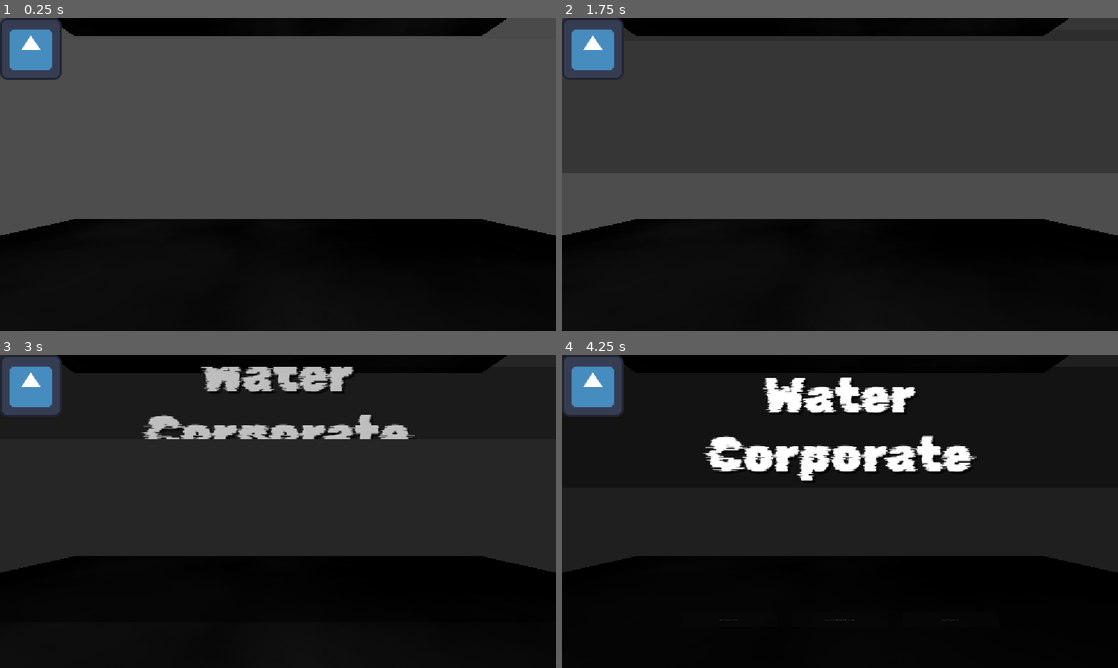
Above: before the commit, frames 1-4 (two rows, left to right).
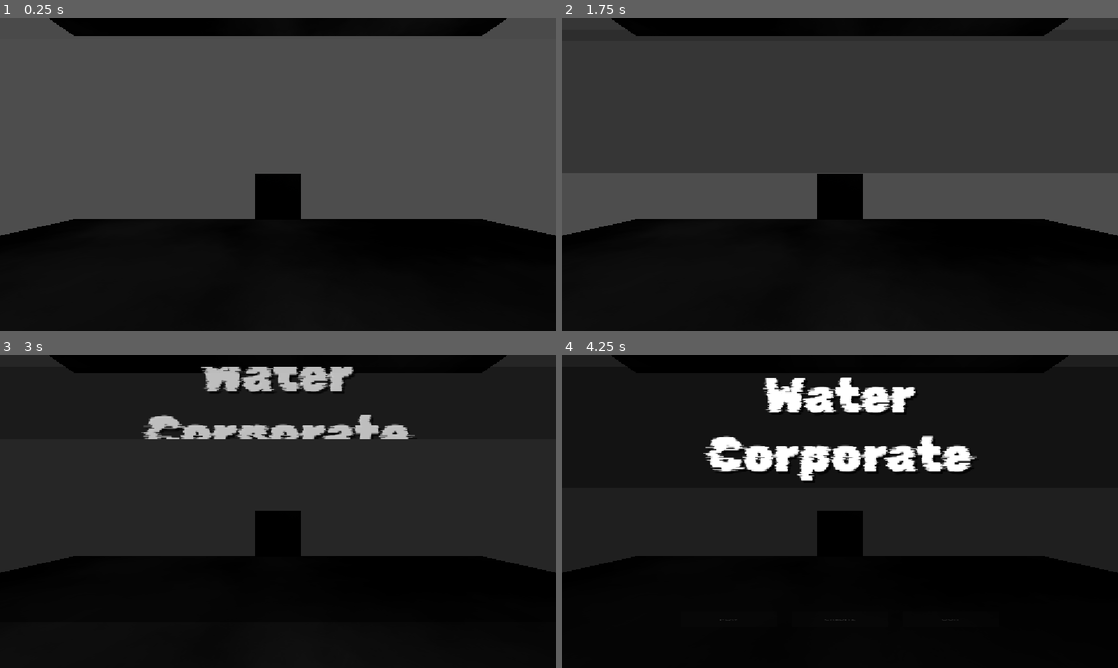
Above: after the commit, the same moments.

Repository: WolfYD3v/Water-Corporate-V2-REPOSITORY
Game: Godot game, scene res://scenes/map/map.tscn
The game is run twice, just before and just after one commit, with the same random seed, the same clock (stepped at 60 frames per second) and the same inputs. The engine's default icon, where the game draws it, is replaced by a stand-in: a white triangle on a blue panel in a dark square.
Inputs (mouse positions are in pixels of both pictures, inside the frame that each line leads up to):
- Up to frame 1 (0.25 s): no input
- Up to frame 2 (1.75 s): tap Enter (ui_accept) at 0.5, 0.77, 1.25, 1.52 s; move the mouse to (962, 158) at 0.52 s; hold Right (ui_right) 0.53-1.28 s; hold Q 0.53-1.28 s; click (962, 158) at 0.67 s; move the mouse to (728, 190) at 1.27 s; hold Down (ui_down) from 1.28 s (still down); tap Q at 1.35 s; click (728, 190) at 1.42 s
- Up to frame 3 (3 s): move the mouse to (333, 442) at 2.02 s; release Down (ui_down) at 2.03 s; hold Right (ui_right) 2.03-2.78 s; hold Q 2.03-2.78 s; click (333, 442) at 2.17 s; move the mouse to (250, 574) at 2.77 s; hold Up (ui_up) from 2.78 s (still down); tap Q at 2.85 s; click (250, 574) at 2.92 s
- Up to frame 4 (4.25 s): tap Enter (ui_accept) at 3.02, 3.77 s; move the mouse to (1006, 558) at 3.52 s; release Up (ui_up) at 3.53 s; hold Left (ui_left) from 3.53 s (still down); hold Q from 3.53 s (still down); click (1006, 558) at 3.67 s

The runs differ from the first frame. In frame 1, 2.5% of the frame differs, in the area x 0-55%, y 0-65%; in frame 2, 3.1%; in frame 3, 3.1%; in frame 4, 3.3%.

Commit message:
Player Inputs detection updated

Diff:
--- a/project.godot
+++ b/project.godot
@@ -19,6 +19,10 @@
 
 window/stretch/mode="canvas_items"
 
+[global_group]
+
+PlayerMouse="The player's mouse"
+
 [rendering]
 
 renderer/rendering_method="gl_compatibility"
--- a/scenes/main_menu/main_menu.gd
+++ b/scenes/main_menu/main_menu.gd
@@ -17,7 +17,7 @@
 func _on_play_button_pressed() -> void:
 	animation_player.play("MainMenuAnims/CloseMenu")
 	await animation_player.animation_finished
-	#Input.mouse_mode = Input.MOUSE_MODE_CAPTURED
+	Input.mouse_mode = Input.MOUSE_MODE_CAPTURED
 	hide()
 	get_tree().paused = false
 	quitted.emit()
--- a/scenes/map/map.gd
+++ b/scenes/map/map.gd
@@ -3,7 +3,6 @@
 
 @onready var rooms: Node3D = $Rooms
 @onready var player: Player = $Player
-@onready var texture_rect: TextureRect = $GUI/TextureRect
 
 var actual_room: BaseRoom = null:
 	set(value):
@@ -28,9 +27,6 @@
 	if Input.is_key_pressed(KEY_Q):
 		get_tree().quit()
 
-func _process(_delta: float) -> void:
-	texture_rect.position = get_viewport().get_mouse_position()
-
 func _on_main_menu_quitted() -> void:
 	print("DEV_TIP -> Jouer dialogue ici (condition(s) pour ?)")
 
--- a/scenes/map/map.tscn
+++ b/scenes/map/map.tscn
@@ -1,11 +1,10 @@
-[gd_scene load_steps=8 format=3 uid="uid://dmvobm82bnlw5"]
+[gd_scene load_steps=7 format=3 uid="uid://dmvobm82bnlw5"]
 
 [ext_resource type="PackedScene" uid="uid://d1absskdpac15" path="res://scenes/main_menu/main_menu.tscn" id="1_sxf4j"]
 [ext_resource type="Script" uid="uid://ctpagbbajdbcv" path="res://scenes/map/map.gd" id="1_tqkkf"]
 [ext_resource type="PackedScene" uid="uid://cjs1qisi5re4f" path="res://scenes/player/player.tscn" id="2_jcaow"]
 [ext_resource type="PackedScene" uid="uid://tqewyifqimoo" path="res://scenes/rooms/base_room.tscn" id="3_a2pkv"]
 [ext_resource type="PackedScene" uid="uid://bcktcqjou1y8n" path="res://scenes/rooms/collection/corridor_1.tscn" id="3_ph54e"]
-[ext_resource type="Texture2D" uid="uid://ced6fqocappi4" path="res://icon.svg" id="6_jcaow"]
 
 [sub_resource type="Environment" id="Environment_a2pkv"]
 background_color = Color(0.1148968, 0.11489681, 0.1148968, 1)
@@ -26,7 +25,6 @@
 
 [node name="Player" parent="." instance=ExtResource("2_jcaow")]
 transform = Transform3D(1, 0, 0, 0, 1, 0, 0, 0, 1, 0, 0.35, 0)
-free_roam_enable = true
 
 [node name="Rooms" type="Node3D" parent="."]
 
@@ -46,9 +44,4 @@
 
 [node name="MainMenu" parent="GUI" instance=ExtResource("1_sxf4j")]
 
-[node name="TextureRect" type="TextureRect" parent="GUI"]
-offset_right = 128.0
-offset_bottom = 128.0
-texture = ExtResource("6_jcaow")
-
 [connection signal="quitted" from="GUI/MainMenu" to="." method="_on_main_menu_quitted"]
--- a/scenes/player/player.gd
+++ b/scenes/player/player.gd
@@ -5,14 +5,18 @@
 # Thanks to gertkeno for his contribution in the forum
 # Original code edited to match what I wanted to do
 
+@export var free_roam_enable: bool = false
+
 @onready var camera: Camera3D = $Camera
-
-@export var free_roam_enable: bool = false
+@onready var player_mouse: Area3D = $PlayerMouseArea
 
 const SPEED = 5.0
 const JUMP_VELOCITY = 4.5
 
 var mouse_sensitivity: float = 0.001
+
+func _ready() -> void:
+	if free_roam_enable: player_mouse.queue_free()
 
 func _physics_process(delta: float) -> void:
 	# Add the gravity.
@@ -41,5 +45,5 @@
 
 func _unhandled_input(event: InputEvent) -> void:
 		if event is InputEventMouseMotion:
-			#if Input.get_mouse_mode() == Input.MOUSE_MODE_CAPTURED:
-			rotation.y += - event.relative.x * mouse_sensitivity
+			if Input.get_mouse_mode() == Input.MOUSE_MODE_CAPTURED:
+				rotation.y += - event.relative.x * mouse_sensitivity
--- a/scenes/player/player.tscn
+++ b/scenes/player/player.tscn
@@ -1,7 +1,8 @@
-[gd_scene load_steps=6 format=3 uid="uid://cjs1qisi5re4f"]
+[gd_scene load_steps=9 format=3 uid="uid://cjs1qisi5re4f"]
 
 [ext_resource type="Script" uid="uid://drymfn1l01ryx" path="res://scenes/player/player.gd" id="1_8afob"]
 [ext_resource type="Texture2D" uid="uid://dksx52alj2m7v" path="res://assets/sprites/sam_temp.png" id="2_dovo2"]
+[ext_resource type="Material" uid="uid://uecjrforgudi" path="res://assets/materials/room_wall_material.tres" id="3_gmlin"]
 
 [sub_resource type="StandardMaterial3D" id="StandardMaterial3D_gmlin"]
 transparency = 2
@@ -15,6 +16,10 @@
 
 [sub_resource type="BoxShape3D" id="BoxShape3D_dovo2"]
 size = Vector3(1, 1.3, 0.1)
+
+[sub_resource type="BoxShape3D" id="BoxShape3D_gmlin"]
+
+[sub_resource type="BoxMesh" id="BoxMesh_dovo2"]
 
 [node name="Player" type="CharacterBody3D"]
 script = ExtResource("1_8afob")
@@ -35,6 +40,12 @@
 transform = Transform3D(1, 0, 0, 0, 1, 0, 0, 0, 1, 0, 0.58925796, 0)
 shape = SubResource("BoxShape3D_dovo2")
 
-[node name="Marker3D" type="Marker3D" parent="."]
-visible = false
-gizmo_extents = 10.0
+[node name="PlayerMouseArea" type="Area3D" parent="." groups=["PlayerMouse"]]
+transform = Transform3D(1, 0, 0, 0, 1, 0, 0, 0, 1, 0, 0.5, -5)
+
+[node name="CollisionShape" type="CollisionShape3D" parent="PlayerMouseArea"]
+shape = SubResource("BoxShape3D_gmlin")
+
+[node name="MeshInstance3D" type="MeshInstance3D" parent="PlayerMouseArea"]
+mesh = SubResource("BoxMesh_dovo2")
+surface_material_override/0 = ExtResource("3_gmlin")
--- a/scenes/rooms/base_room.gd
+++ b/scenes/rooms/base_room.gd
@@ -20,7 +20,10 @@
 var east_room_idx: int = 1
 var north_room_idx: int = 2
 var south_room_idx: int = 3
-var next_room_direction_idx: int = -1
+var next_room_direction_idx: int = -1:
+	set(value):
+		next_room_direction_idx = value
+		print(value)
 
 var active: bool = false:
 	set(value):
@@ -66,26 +69,34 @@
 
 
 
-func _on_west_trigger_area_mouse_entered() -> void:
-	next_room_direction_idx = west_room_idx
+func _on_west_trigger_area_area_entered(area: Area3D) -> void:
+	if area.is_in_group("PlayerMouse"):
+		next_room_direction_idx = west_room_idx
 
-func _on_west_trigger_area_mouse_exited() -> void:
-	next_room_direction_idx = -1
+func _on_west_trigger_area_area_exited(area: Area3D) -> void:
+	if area.is_in_group("PlayerMouse"):
+		next_room_direction_idx = -1
 
-func _on_east_trigger_area_mouse_entered() -> void:
-	next_room_direction_idx = east_room_idx
+func _on_east_trigger_area_area_entered(area: Area3D) -> void:
+	if area.is_in_group("PlayerMouse"):
+		next_room_direction_idx = east_room_idx
 
-func _on_east_trigger_area_mouse_exited() -> void:
-	next_room_direction_idx = -1
+func _on_east_trigger_area_area_exited(area: Area3D) -> void:
+	if area.is_in_group("PlayerMouse"):
+		next_room_direction_idx = -1
 
-func _on_north_trigger_area_mouse_entered() -> void:
-	next_room_direction_idx = north_room_idx
+func _on_north_trigger_area_area_entered(area: Area3D) -> void:
+	if area.is_in_group("PlayerMouse"):
+		next_room_direction_idx = north_room_idx
 
-func _on_north_trigger_area_mouse_exited() -> void:
-	next_room_direction_idx = -1
+func _on_north_trigger_area_area_exited(area: Area3D) -> void:
+	if area.is_in_group("PlayerMouse"):
+		next_room_direction_idx = -1
 
-func _on_south_trigger_area_mouse_entered() -> void:
-	next_room_direction_idx = south_room_idx
+func _on_south_trigger_area_area_entered(area: Area3D) -> void:
+	if area.is_in_group("PlayerMouse"):
+		next_room_direction_idx = south_room_idx
 
-func _on_south_trigger_area_mouse_exited() -> void:
-	next_room_direction_idx = -1
+func _on_south_trigger_area_area_exited(area: Area3D) -> void:
+	if area.is_in_group("PlayerMouse"):
+		next_room_direction_idx = -1
--- a/scenes/rooms/base_room.tscn
+++ b/scenes/rooms/base_room.tscn
@@ -59,11 +59,11 @@
 shape = SubResource("BoxShape3D_43ixu")
 debug_color = Color(0.46666667, 0, 0.22745098, 1)
 
-[connection signal="mouse_entered" from="ChangeRoomAreas/WestTriggerArea" to="." method="_on_west_trigger_area_mouse_entered"]
-[connection signal="mouse_exited" from="ChangeRoomAreas/WestTriggerArea" to="." method="_on_west_trigger_area_mouse_exited"]
-[connection signal="mouse_entered" from="ChangeRoomAreas/EastTriggerArea" to="." method="_on_east_trigger_area_mouse_entered"]
-[connection signal="mouse_exited" from="ChangeRoomAreas/EastTriggerArea" to="." method="_on_east_trigger_area_mouse_exited"]
-[connection signal="mouse_entered" from="ChangeRoomAreas/NorthTriggerArea" to="." method="_on_north_trigger_area_mouse_entered"]
-[connection signal="mouse_exited" from="ChangeRoomAreas/NorthTriggerArea" to="." method="_on_north_trigger_area_mouse_exited"]
-[connection signal="mouse_entered" from="ChangeRoomAreas/SouthTriggerArea" to="." method="_on_south_trigger_area_mouse_entered"]
-[connection signal="mouse_exited" from="ChangeRoomAreas/SouthTriggerArea" to="." method="_on_south_trigger_area_mouse_exited"]
+[connection signal="area_entered" from="ChangeRoomAreas/WestTriggerArea" to="." method="_on_west_trigger_area_area_entered"]
+[connection signal="area_exited" from="ChangeRoomAreas/WestTriggerArea" to="." method="_on_west_trigger_area_area_exited"]
+[connection signal="area_entered" from="ChangeRoomAreas/EastTriggerArea" to="." method="_on_east_trigger_area_area_entered"]
+[connection signal="area_exited" from="ChangeRoomAreas/EastTriggerArea" to="." method="_on_east_trigger_area_area_exited"]
+[connection signal="area_entered" from="ChangeRoomAreas/NorthTriggerArea" to="." method="_on_north_trigger_area_area_entered"]
+[connection signal="area_exited" from="ChangeRoomAreas/NorthTriggerArea" to="." method="_on_north_trigger_area_area_exited"]
+[connection signal="area_entered" from="ChangeRoomAreas/SouthTriggerArea" to="." method="_on_south_trigger_area_area_entered"]
+[connection signal="area_exited" from="ChangeRoomAreas/SouthTriggerArea" to="." method="_on_south_trigger_area_area_exited"]
